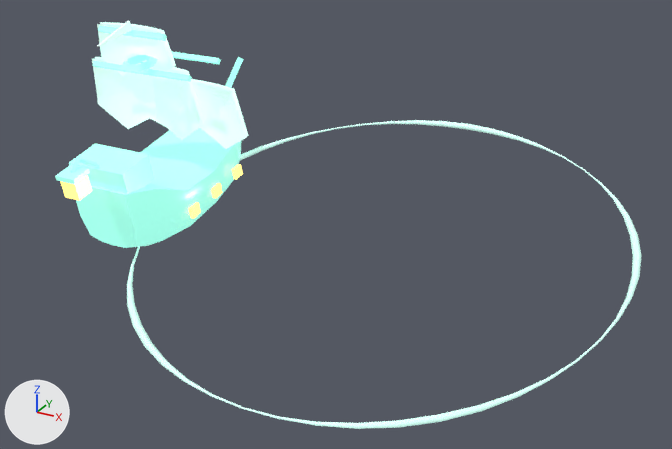
The FBX model blender/exports/navire_fantome.fbx as it was, and as the next commit left it.
Camera for both pictures: a 50 mm camera at (1.5, -2.8, 1.64) aimed at (-0.14, 0.18, 0.15). Arrows for +X, +Y and +Z are at lower left; the lights stay in place. The older version comes first. Where no turn or scale is listed for an object, it has been applied to the vertices. Vertices at exactly the same position are counted once.

Names of what the first picture shows: 'Anim_VoileGrande', 'Anim_VoileHaute', 'Anim_VoileMisaine', 'AnneauBrume', 'Navire' and 1 more.
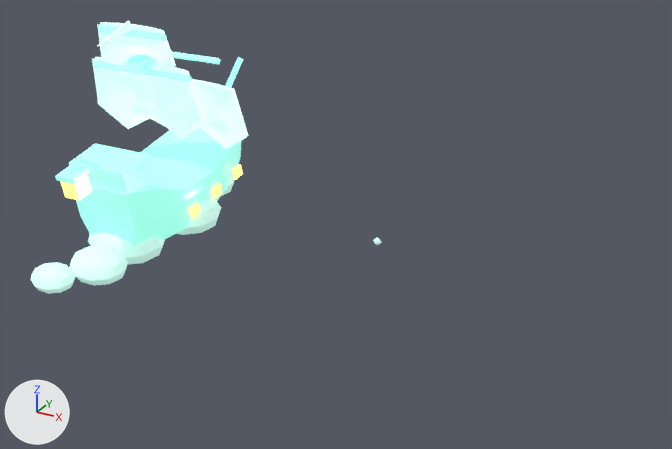
The change, as a list of edits to the scene's bpy script:
```text
Change me_anneaubrume_001:
    used by ob_anneaubrume; location = (0.0, 0.276, 0.07)
    verts and faces of me_anneaubrume_001; kept vertices keep their numbers, new ones are numbered from 192
    remove me_anneaubrume_001.from_pydata(...)  # 192 vertices, 384 faces; spans x -1.01..1.01, y -0.98..0.99, z -0.21..0.22
    add me_anneaubrume_001.from_pydata(...)  # 6 vertices, 8 faces; spans x -0.02..0.02, y -0.02..0.02, z -0.02..0.02
    me_anneaubrume_001 part 1: the whole mesh is rebuilt
    me_anneaubrume_001 part 2
    add verts[192] = (0.0, 0.0, 0.02)  # pixel (376, 237)
    add verts[193] = (0.02, 0.0, 0.0)  # pixel (381, 242)
    add verts[194] = (0.0, 0.02, 0.0)  # pixel (379, 238)
    add verts[195] = (-0.02, 0.0, 0.0)  # pixel (372, 240)
    add verts[196] = (0.0, -0.02, 0.0)  # pixel (375, 244)
    add verts[197] = (0.0, 0.0, -0.02)  # pixel (377, 245)
    add faces += [(192, 193, 194), (192, 194, 195), (192, 195, 196), (192, 196, 193), (193, 197, 194), (194, 197, 195)]
    add faces += [(195, 197, 196), (193, 196, 197)]
Change me_navire_001:
    used by ob_navire; parent = ob_anim_tangage; location = (0.0, 0.0, 0.0); rotation_euler = (-0.209, 0.0, 0.0), in degrees (-12, 0, 0); scale = (0.606, 0.606, 0.606)
    remove me_navire_001.from_pydata(...)  # 207 vertices, 339 faces; spans x -0.248..0.248, y -0.196..0.732, z -0.561..0.653
    add me_navire_001.from_pydata(...)  # 519 vertices, 939 faces; spans x -0.271..0.271, y -0.237..0.732, z -0.561..0.811
    me_navire_001 part 3: a new loose piece of 52 vertices spanning x -0.193..0.193, y -0.133..0.072, z -0.313..-0.037, in mat_m5_pirbrume (green #cffff2, glowing green #cffff2)
    me_navire_001 part 4: a new loose piece of 52 vertices spanning x -0.073..0.271, y -0.189..-0.007, z -0.059..0.186, in mat_m5_pirbrume (green #cffff2, glowing green #cffff2)
    me_navire_001 part 5: a new loose piece of 52 vertices spanning x -0.182..0.182, y -0.237..-0.043, z 0.211..0.472, in mat_m5_pirbrume (green #cffff2, glowing green #cffff2)
    me_navire_001 part 6: a new loose piece of 52 vertices spanning x -0.079..0.178, y -0.224..-0.087, z 0.482..0.666, in mat_m5_pirbrume (green #cffff2, glowing green #cffff2)
    me_navire_001 part 7: a new loose piece of 52 vertices spanning x -0.13..0.064, y -0.209..-0.106, z 0.673..0.811, in mat_m5_pirbrume (green #cffff2, glowing green #cffff2)
    other edits to the shape of me_navire_001 do not show in these pictures
    add me_navire_001.materials.append(mat_m5_pirbrume)  # green #cffff2, glowing green #cffff2
```

Changed parts and their boxes (x1, y1, x2, y2) in the pictures (672 x 449 px):
'Navire', reshaped (13% wider, 21% taller): before (55, 26, 244, 248); after (31, 26, 244, 294)
'AnneauBrume', reshaped (98% narrower, 97% shorter): before (127, 120, 641, 429); after (373, 238, 381, 245)
part 1 of me_anneaubrume_001, deleted: before (127, 120, 641, 429)
part 2 of me_anneaubrume_001, added: after (373, 238, 381, 245)
part 3 of me_navire_001, added (mostly hidden): after (221, 177, 235, 196)
part 4 of me_navire_001, added (green): after (176, 197, 221, 235)
part 5 of me_navire_001, added: after (88, 233, 165, 265)
part 6 of me_navire_001, added: after (69, 245, 128, 286)
part 7 of me_navire_001, added: after (31, 262, 75, 294)
